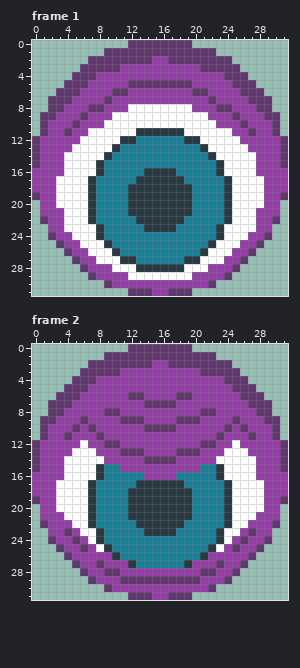
Pixel-art file: assets/aseprite_files/eye.ase. This is how it looked before the edit.
32x32 pixels, 2 frames. Shown: frame 1, frame 2.
New version:
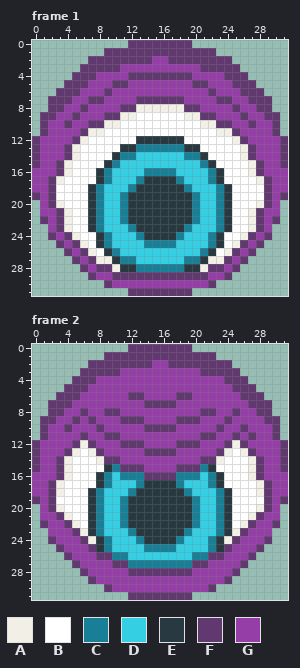
Palette (. is transparent): A #f2efe7  B #ffffff  C #197f96  D #35cfe4  E #293941  F #623870  G #953ea7
The exact change:
Changed rows in their new state; - is an unchanged pixel.
Frame 1:
first column x 2:
 4 ----------FFFFFFFF----------
 5 --------FFGGGGGGGGFF--------
 6 -------FGG--------GGF-------
 7 -----FFG---FFFFFF---GFF-----
 8 ----FGG--FFAAAAAAFF--GGF----
 9 ---FG--FFAA------AAFF--GF---
10 --FG-FFAA----------AAFF-GF--
11 --G-FAA----BBBBBB----AAF-G--
12 ---FA----BBEEEEEEBB----AF---
13 --FA----BEE------EEB----AF--
14 --FA---BE--DDDDDD--EB---AF--
15 -FA---BE-DDDDDDDDDD-EB---AF-
16 -FA-----DDDDCCCCDDDD-----AF-
17 FA---BE-DDDC----CDDD-EB---AF
18 F------DDDC------CDDD------F
19 F------DD----------DD------F
20 FA-----DD----------DD-----AF
21 -FA----DD----------DD----AF-
22 -FA----DD-E------E-DD----AF-
23 -FA--ECDDD-E----E-DDDCE--AF-
24 --FA----DDD-EEEE-DDD----AF--
25 ---FA-ECDDDD----DDDDCE-AF---
26 ----FA-ECDDDDDDDDDDCE-AF----
27 -----FAAECCDDDDDDCCEAAF-----
28 ------FFAEECCCCCCEEAFF------
29 --------FFFFFFFFFFFF--------
31 -------------FF-------------
Frame 2:
first column x 2:
 8 ----F------------------F----
 9 ---FGF----------------FG----
10 --FG-GF--------------FG-----
11 --G-F-GFF----------FFG-F----
12 ---FAF-GGFFF----FFFGG-FAF---
13 --FA-AF--GGGFFFFGGG--FA-AF--
14 -FA---AFF---GGGG---FFA---AF-
15 -FA---BE-FFF----FFF-EB---AF-
16 -FA-----D---FFFF---D-----AF-
17 FA---BE-DDDC----CDDD-EB---AF
18 FA-----DDDC------CDDD-----AF
19 F------DD----------DD------F
20 FA-----DD----------DD-----AF
21 -FA----DD----------DD----AF-
22 --FA---DD-E------E-DD---AF--
23 --GFAECDDD-E----E-DDDCEAFG--
24 ---GFA--DDD-EEEE-DDD--AFG---
25 ----GFECDDDD----DDDDCEFG----
26 ------FFC-DDDDDDDD-CFF------
27 ------G-FFC------CFF-G------
28 -------GG-FFFFFFFF-GG-------
29 ---------GGGGGGGGGG---------
31 -------------FF-------------
